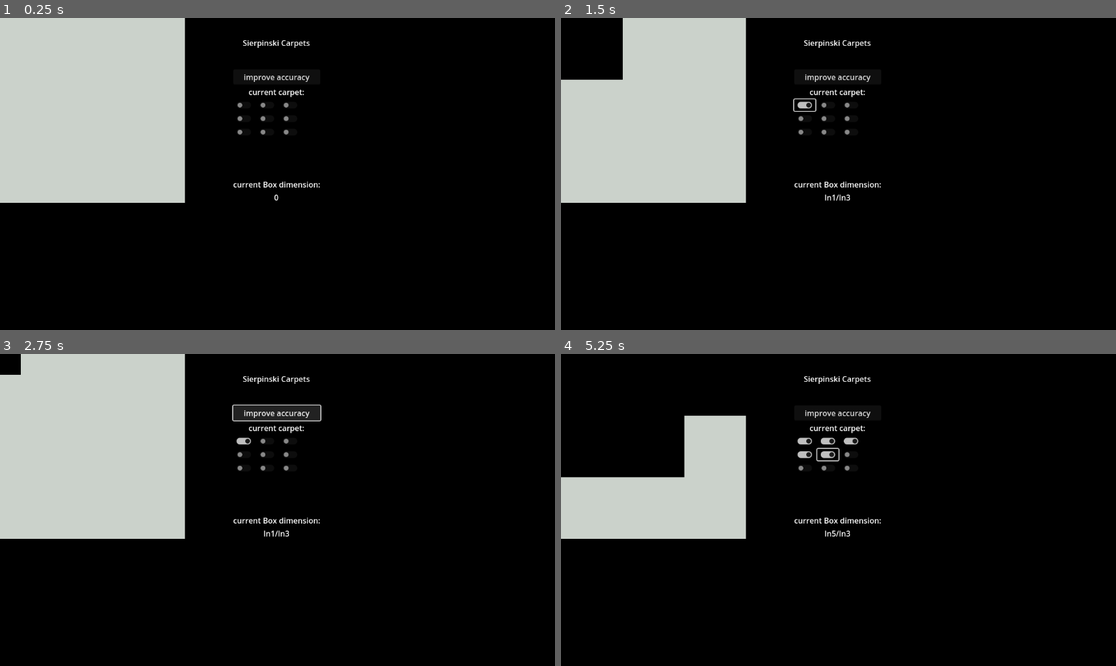
Above: before the commit, frames 1-4 (two rows, left to right).
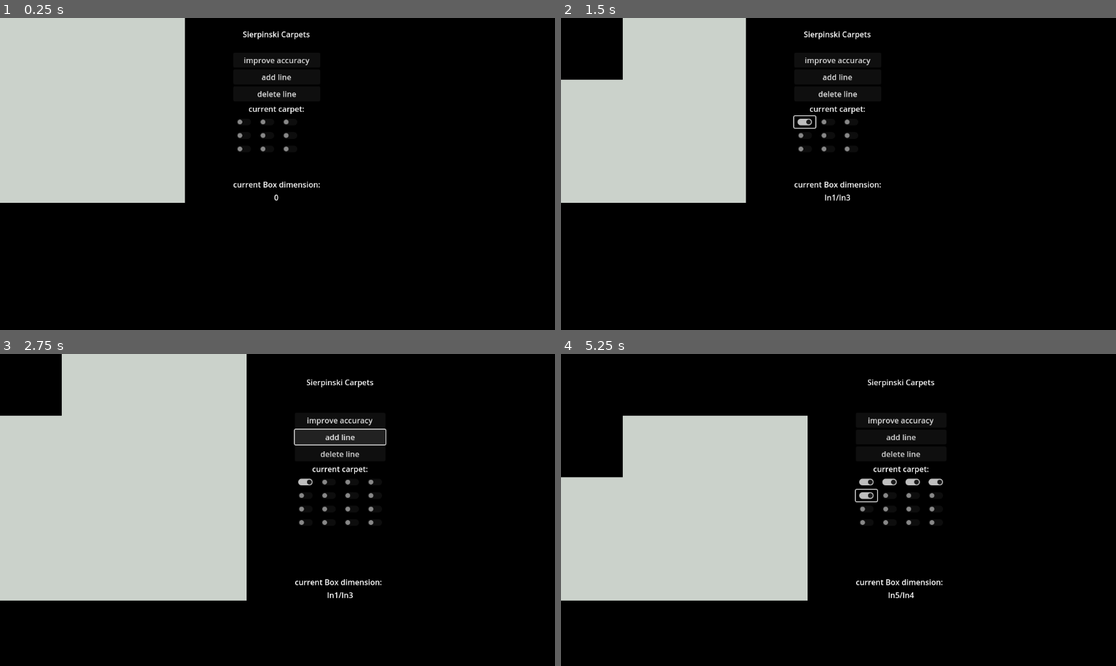
Above: after the commit, the same moments.

Repository: Anomasie/SierpinskiCarpets
Game: Godot game, scene res://carpets/Screen.tscn
Same seed, same stepped clock (60 frames per second), same inputs: the game is played once before the commit and once after it.
Inputs (mouse positions are in pixels of both pictures, inside the frame that each line leads up to; where the layout moved, square brackets give the same spot in the first picture):
- Up to frame 1 (0.25 s): no input
- Up to frame 2 (1.5 s): click "improve accuracy" at 0.5 s; click (805, 120) [805, 105] at 1.25 s
- Up to frame 3 (2.75 s): click (277, 413) at 2 s, where only the run after the commit has a clickable "add line"
- Up to frame 4 (5.25 s): click (888, 481) [827, 441] at 2.75 s; click (910, 481) [849, 441] at 3.5 s; click (938, 481) [805, 453] at 4.25 s; click (866, 494) [827, 453] at 5 s

The runs differ from the first frame. In frame 1, 1.0% of the frame differs, in the area x 42-56%, y 4-43%; in frame 2, 1.1%; in frame 3, 20%, in the area x 0-70%, y 0-80%; in frame 4, 17%.

Commit message:
adding and deleting lines

Diff:
--- a/carpets/Carpet.tscn
+++ b/carpets/Carpet.tscn
@@ -14,54 +14,36 @@
 
 [node name="Q1" type="TextureRect" parent="."]
 layout_mode = 2
-size_flags_horizontal = 3
-size_flags_vertical = 3
 texture = ExtResource("3_xxjod")
 
 [node name="Q2" type="TextureRect" parent="."]
 layout_mode = 2
-size_flags_horizontal = 3
-size_flags_vertical = 3
 texture = ExtResource("3_xxjod")
 
 [node name="Q3" type="TextureRect" parent="."]
 layout_mode = 2
-size_flags_horizontal = 3
-size_flags_vertical = 3
 texture = ExtResource("3_xxjod")
 
 [node name="Q4" type="TextureRect" parent="."]
 layout_mode = 2
-size_flags_horizontal = 3
-size_flags_vertical = 3
 texture = ExtResource("3_xxjod")
 
 [node name="Q5" type="TextureRect" parent="."]
 layout_mode = 2
-size_flags_horizontal = 3
-size_flags_vertical = 3
 texture = ExtResource("3_xxjod")
 
 [node name="Q6" type="TextureRect" parent="."]
 layout_mode = 2
-size_flags_horizontal = 3
-size_flags_vertical = 3
 texture = ExtResource("3_xxjod")
 
 [node name="Q7" type="TextureRect" parent="."]
 layout_mode = 2
-size_flags_horizontal = 3
-size_flags_vertical = 3
 texture = ExtResource("3_xxjod")
 
 [node name="Q8" type="TextureRect" parent="."]
 layout_mode = 2
-size_flags_horizontal = 3
-size_flags_vertical = 3
 texture = ExtResource("3_xxjod")
 
 [node name="Q9" type="TextureRect" parent="."]
 layout_mode = 2
-size_flags_horizontal = 3
-size_flags_vertical = 3
 texture = ExtResource("3_xxjod")
--- a/carpets/CurrentCarpet.gd
+++ b/carpets/CurrentCarpet.gd
@@ -2,22 +2,40 @@
 
 signal new_carpet
 
-@onready var children = get_children()
+@onready var Children = get_children()
 
 # if any button is pressed: run "_on_button_pressed"
 func _ready():
-	for i in len(children):
-		children[i].pressed.connect(_on_button_pressed)
+	for i in len(Children):
+		Children[i].pressed.connect(_on_button_pressed)
 
 # tells GUI to load a new carpet
 func _on_button_pressed():
 	emit_signal("new_carpet")
 
+func add_line():
+	self.columns += 1
+	Children = self.get_children()
+	for i in self.columns ** 2 - len(Children):
+		var new_switch = CheckButton.new()
+		new_switch.name = "Q" + str(len(Children) + i)
+		new_switch.pressed.connect(_on_button_pressed)
+		self.add_child(new_switch)
+	Children = self.get_children()
+
+func delete_line():
+	self.columns -= 1
+	Children = self.get_children()
+	for i in len(Children) - self.columns ** 2:
+		Children[i].queue_free()
+	_on_button_pressed()
+
 # which Qi are pressed?
 # emits new coding
 func marked_cells():
+	Children = self.get_children()
 	var marked = []
-	for i in len(children):
-		if children[i].button_pressed:
+	for i in len(Children):
+		if Children[i].button_pressed:
 			marked.append(i)
 	return marked
--- a/carpets/GUICarpets.gd
+++ b/carpets/GUICarpets.gd
@@ -10,10 +10,19 @@
 func _on_button_pressed():
 	Carpet.insert_self()
 
+func _new_line_pressed():
+	Carpet.add_line()
+	CurrentCarpet.add_line()
+
+func _del_line_pressed():
+	if Carpet.columns > 0:
+		Carpet.delete_line()
+		CurrentCarpet.delete_line()
+
 func _on_current_carpet_new_carpet():
 	var marked_cells = CurrentCarpet.marked_cells()
 	Carpet.load_coding(marked_cells)
-	# box dimension
+	# print box dimension
 	## if no marked cells: 0
 	if len(marked_cells) == 0:
 		BoxDim.text = "0"
--- a/carpets/Screen.tscn
+++ b/carpets/Screen.tscn
@@ -28,9 +28,17 @@
 horizontal_alignment = 1
 vertical_alignment = 1
 
-[node name="Button" type="Button" parent="GUI/Options"]
+[node name="AccuracyButton" type="Button" parent="GUI/Options"]
 layout_mode = 2
 text = "improve accuracy"
+
+[node name="AddLineButton" type="Button" parent="GUI/Options"]
+layout_mode = 2
+text = "add line"
+
+[node name="DelLineButton" type="Button" parent="GUI/Options"]
+layout_mode = 2
+text = "delete line"
 
 [node name="Label" type="Label" parent="GUI/Options"]
 layout_mode = 2
@@ -82,5 +90,7 @@
 horizontal_alignment = 1
 vertical_alignment = 1
 
-[connection signal="pressed" from="GUI/Options/Button" to="GUI" method="_on_button_pressed"]
+[connection signal="pressed" from="GUI/Options/AccuracyButton" to="GUI" method="_on_button_pressed"]
+[connection signal="pressed" from="GUI/Options/AddLineButton" to="GUI" method="_new_line_pressed"]
+[connection signal="pressed" from="GUI/Options/DelLineButton" to="GUI" method="_del_line_pressed"]
 [connection signal="new_carpet" from="GUI/Options/CurrentCarpet" to="GUI" method="_on_current_carpet_new_carpet"]
--- a/carpets/VPContainer.gd
+++ b/carpets/VPContainer.gd
@@ -3,9 +3,25 @@
 var coding = [0,2,4,6,8]
 @onready var Children = self.get_children()
 
+func add_line():
+	self.columns += 1
+	Children = self.get_children()
+	for i in self.columns ** 2 - len(Children):
+		var new_texture = TextureRect.new()
+		new_texture.name = "Q" + str(len(Children) + i)
+		new_texture.texture = load("res://assets/quad.png")
+		self.add_child(new_texture)
+	Children = self.get_children()
+
+func delete_line():
+	self.columns -= 1
+	Children = self.get_children()
+	for i in len(Children) - self.columns ** 2:
+		Children[i].queue_free()
+
 func load_coding(new_coding=coding):
-	print("loading!")
 	coding = new_coding
+	Children = self.get_children()
 	for i in len(Children):
 		if i in coding:
 			Children[i].set_texture(load("res://assets/quad_black.png"))
@@ -13,10 +29,9 @@
 			Children[i].set_texture(load("res://assets/quad.png"))
 
 func insert_self():
-	print("insert!")
 	var screenshot = get_viewport().get_texture()
 	var image = screenshot.get_image()
-	image.crop(self.size.x, self.size.y)
+	image.crop(128*self.columns, 128*self.columns)
 	image.resize(Children[0].size.x, Children[0].size.y)
 	var texture = ImageTexture.create_from_image(image)
 
